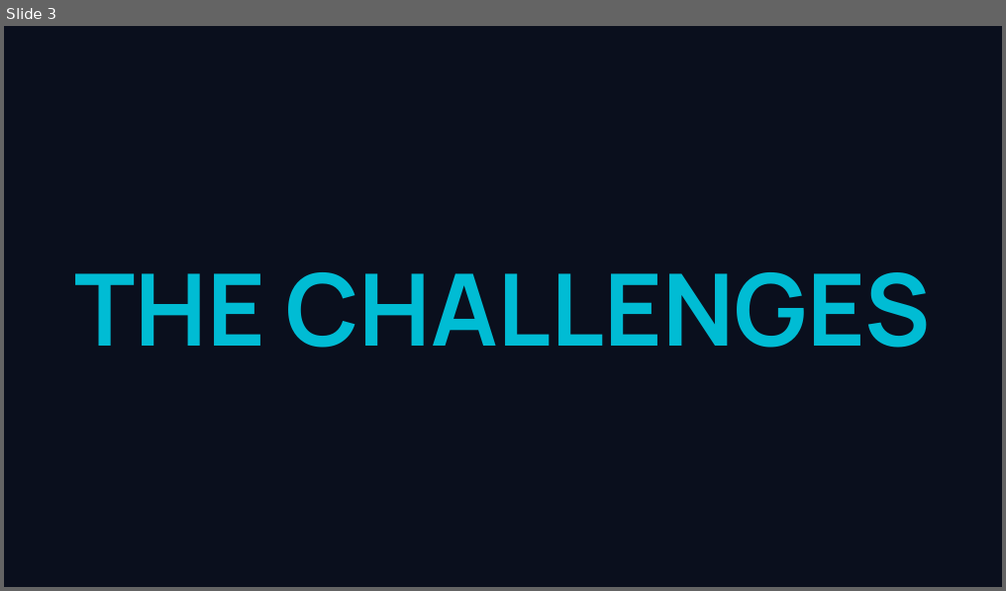
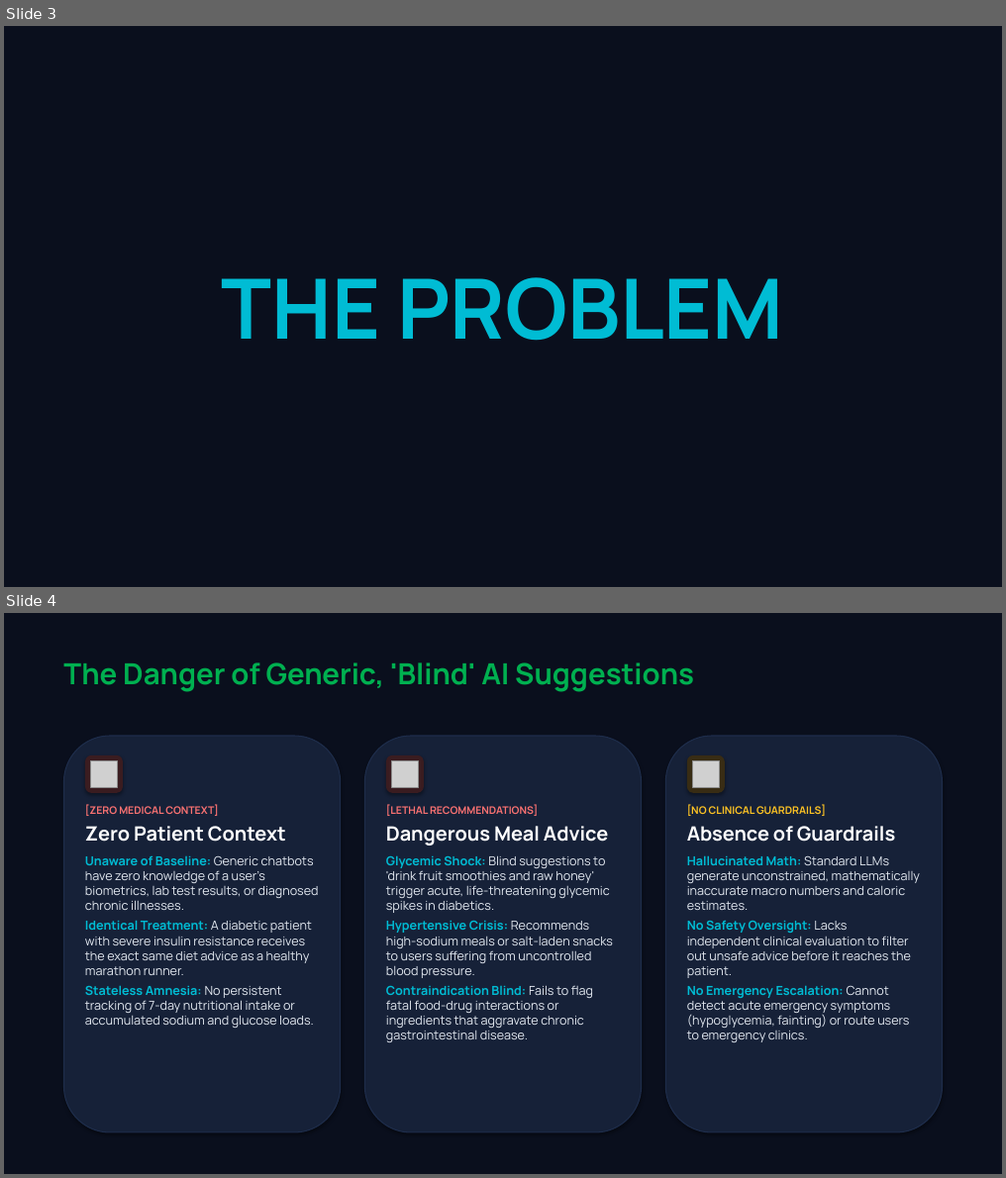
Before and after one commit to m-Affan55/NutriSense, a slide deck: docs/NutriSense_Hackathon_Presentation.pptx. Shown one above the other, each under a label of ours: slide 3 before the commit, slides 3 and 4 after it. The pictures are 1006x591 and 1006x1178 pixels, drawn with LibreOffice and Linux fonts; fonts in the diff are those of the drawing; grey boxes stand for pictures. Boxes give left, top, right and bottom in pixels: in the first picture for what was removed or moved away, otherwise in the second. Text is boxed around its words. In the diff, an @@ line names an element or a change of style, - is before the commit and + after.

```diff
--- a/docs/NutriSense_Hackathon_Presentation.pptx
+++ b/docs/NutriSense_Hackathon_Presentation.pptx
@@ slide 4 added at [4, 613, 1002, 1174], background #FFFFFF @@
@@ rectangle added at [4, 613, 1002, 1174], fill #0A0F1D @@
@@ text added at [63, 663, 694, 692], 28 pt, text #00B050, bold @@
+The Danger of Generic, 'Blind' AI Suggestions
@@ rounded rectangle added at [63, 736, 341, 1133], fill #162138, outline #1E2D4B 1 pt @@
@@ rounded rectangle added at [85, 756, 122, 792], fill #3A1C20 @@
@@ rounded rectangle added at [364, 736, 642, 1133], fill #162138, outline #1E2D4B 1 pt @@
@@ rounded rectangle added at [386, 756, 423, 792], fill #3A1C20 @@
@@ rounded rectangle added at [665, 736, 943, 1133], fill #162138, outline #1E2D4B 1 pt @@
@@ rounded rectangle added at [687, 756, 725, 792], fill #382C14 @@
@@ picture added at [91, 761, 117, 787] @@
@@ picture added at [392, 761, 418, 787] @@
@@ picture added at [693, 761, 719, 787] @@
@@ text added at [85, 805, 319, 1028], 12 pt, text #E2E8F0 @@
+[ZERO MEDICAL CONTEXT]
+Zero Patient Context
+Unaware of Baseline: Generic chatbots have zero knowledge of a user's biometrics, lab test results, or diagnosed chronic illnesses.
+Identical Treatment: A diabetic patient with severe insulin resistance receives the exact same diet advice as a healthy marathon runner.
+Stateless Amnesia: No persistent tracking of 7-day nutritional intake or accumulated sodium and glucose loads.
@@ text added at [386, 805, 613, 1043], 12 pt, text #E2E8F0 @@
+[LETHAL RECOMMENDATIONS]
+Dangerous Meal Advice
+Glycemic Shock: Blind suggestions to 'drink fruit smoothies and raw honey' trigger acute, life-threatening glycemic spikes in diabetics.
+Hypertensive Crisis: Recommends high-sodium meals or salt-laden snacks to users suffering from uncontrolled blood pressure.
+Contraindication Blind: Fails to flag fatal food-drug interactions or ingredients that aggravate chronic gastrointestinal disease.
@@ text added at [687, 805, 920, 1043], 12 pt, text #E2E8F0 @@
+[NO CLINICAL GUARDRAILS]
+Absence of Guardrails
+Hallucinated Math: Standard LLMs generate unconstrained, mathematically inaccurate macro numbers and caloric estimates.
+No Safety Oversight: Lacks independent clinical evaluation to filter out unsafe advice before it reaches the patient.
+No Emergency Escalation: Cannot detect acute emergency symptoms (hypoglycemia, fainting) or route users to emergency clinics.
@@ slide 3 changed as well @@
@@ text at [222, 277, 784, 341]: text changed; size 96 to 80 pt @@
-THE CHALLENGES
+THE PROBLEM
```
Also in this commit, not shown: 4 other slides changed, 18 other slides added, 11 slides removed, 6 other files.
